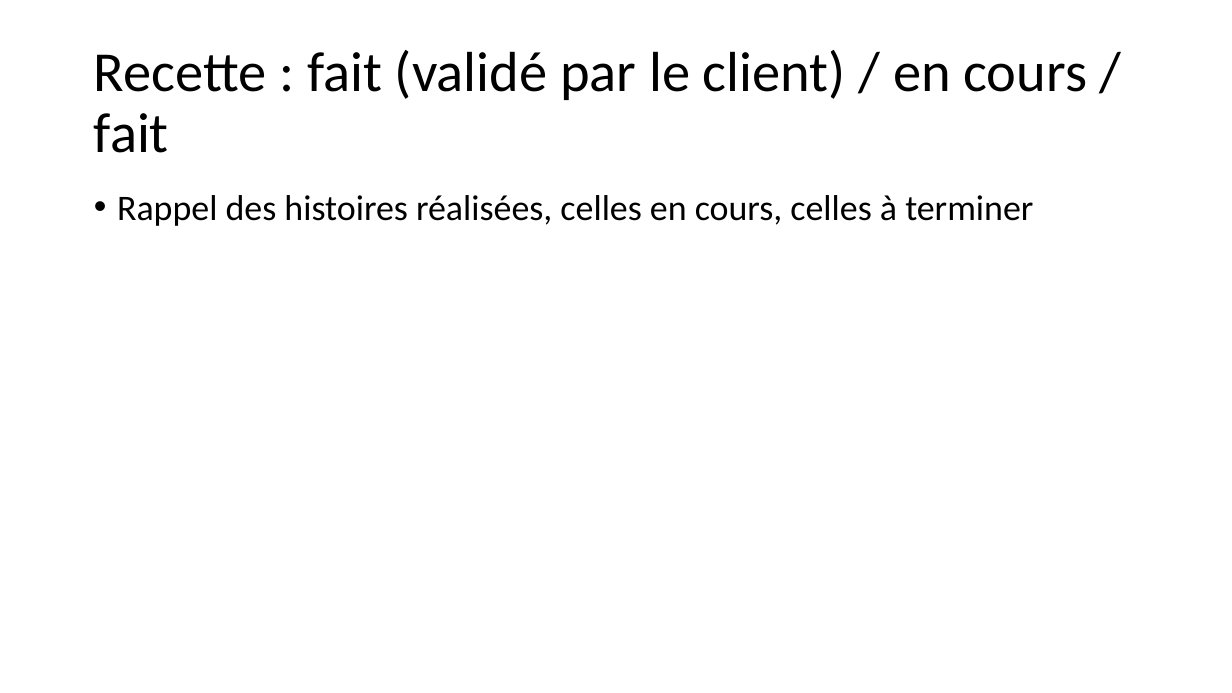
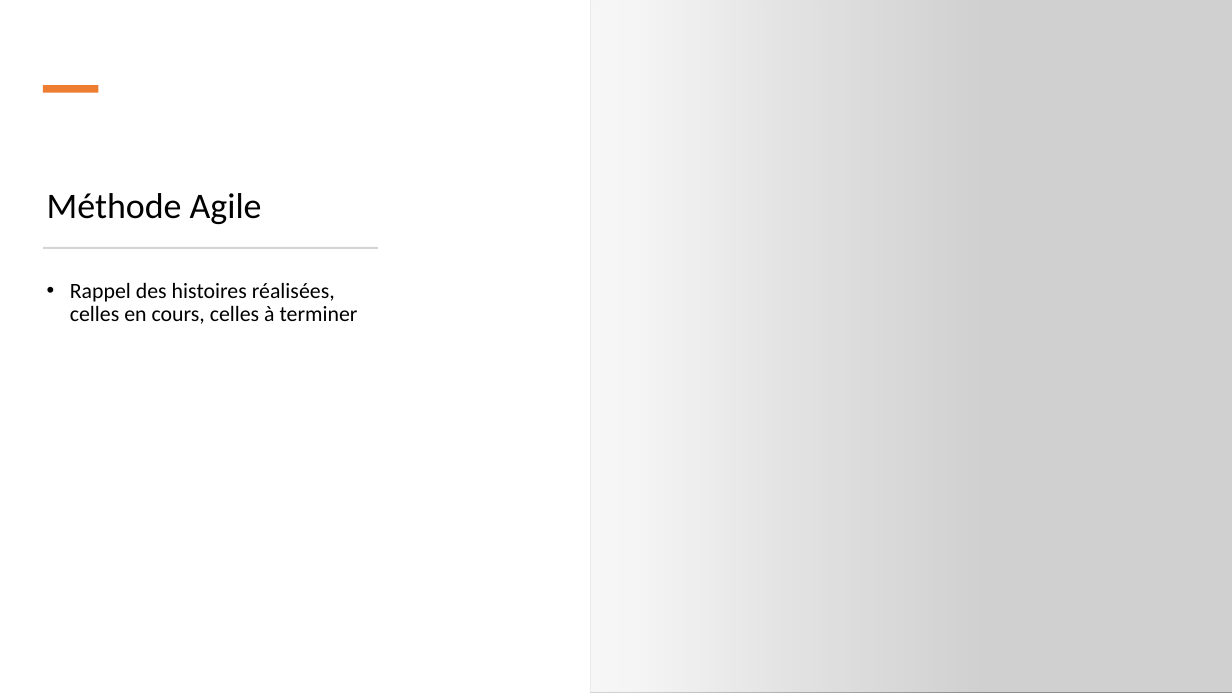
Before and after one commit to neopolitan2012/PT-LPBDD, a slide deck: slide 7 of Soutenance_PT.pptx (slide 5 before the commit). Drawn at 1232x693 pixels with LibreOffice and Linux fonts; fonts in the diff are those of the drawing; grey boxes stand for pictures. Boxes give left, top, right and bottom in pixels: in the first picture for what was removed or moved away, otherwise in the second. Text is boxed around its words. In the diff, an @@ line names an element or a change of style, - is before the commit and + after.

```diff
--- a/Soutenance_PT.pptx
+++ b/Soutenance_PT.pptx
@@ rectangle added at (0,0,986,693), fill gradient #FFFFFF @@
@@ picture added at (591,0,1232,693) @@
@@ title removed at (94,50,1088,153) @@
-Recette : fait (validé par le client) / en cours / fait
@@ rectangle added at (43,85,98,92), fill #ED7D31 @@
@@ title added at (47,193,262,224), 28 pt, text #000000 @@
+Méthode Agile
@@ rectangle added at (43,247,377,248), fill #D5D5D5, outline #D5D5D5 0.25 pt @@
@@ text "Rappel des histoires réalisées, celles ...": place and size @@
-text "Rappel des histoires réalisées, celles ..." at (117,195,1033,226)
+text "Rappel des histoires réalisées, celles ..." at (70,283,358,324)
@@ text "Rappel des histoires réalisées, celles ..." at (70,283,358,324): size 28 to 17 pt @@
```
Also in this commit, not shown: 3 other slides changed, 4 slides added, 2 slides removed.
